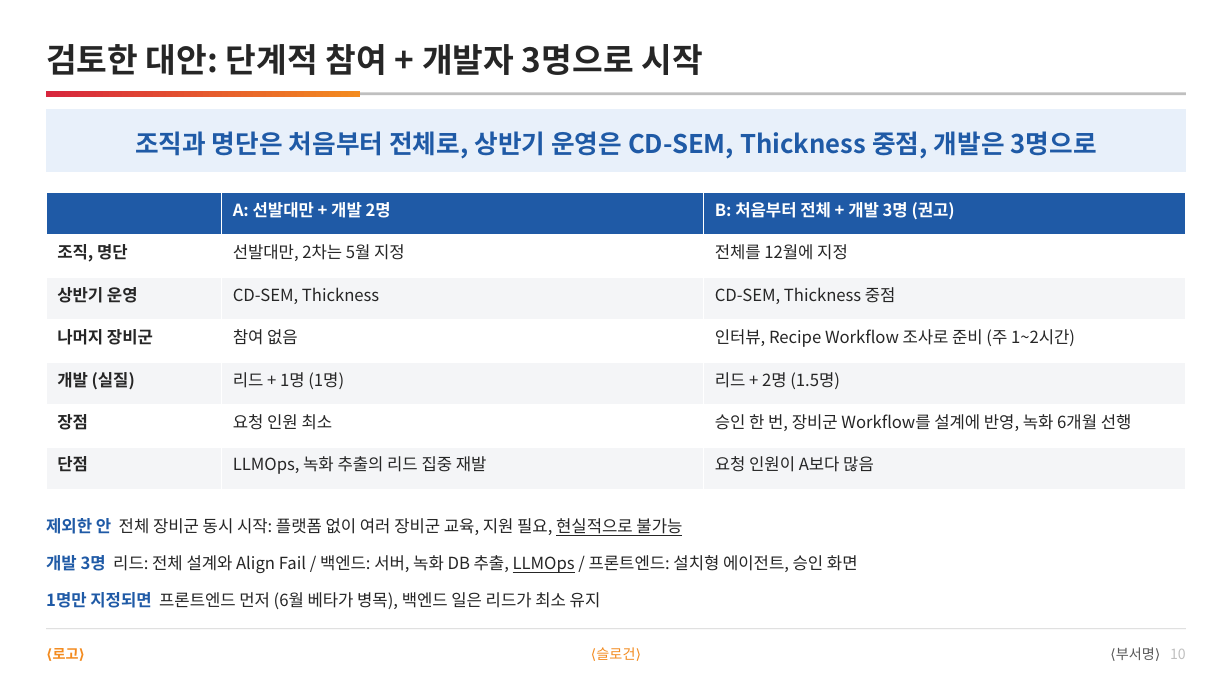
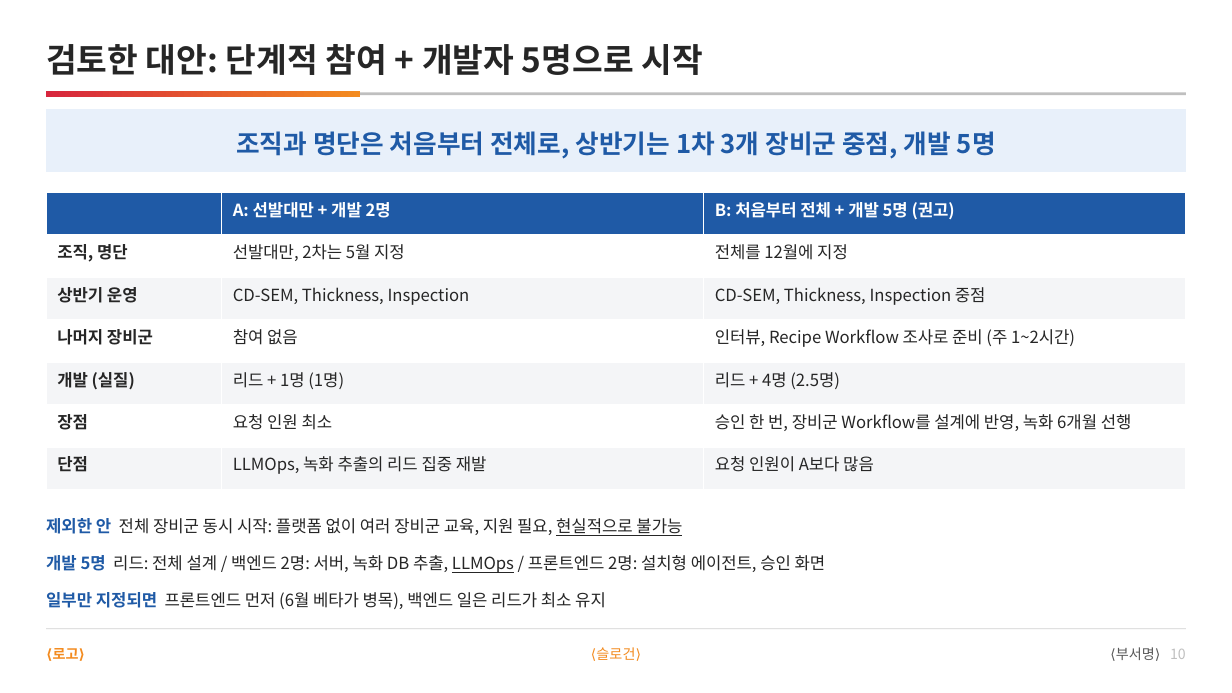
Before and after one commit to DarrenKoi/pm_notes, a slide deck: slide 10 of my-task/arc-tf/deliverables/arc-tf-proposal.pptx. Drawn at 1232x693 pixels with LibreOffice and Linux fonts; fonts in the diff are those of the drawing. Boxes give left, top, right and bottom in pixels: in the first picture for what was removed or moved away, otherwise in the second. Text is boxed around its words. In the diff, an @@ line names an element or a change of style, - is before the commit and + after.

```diff
--- a/my-task/arc-tf/deliverables/arc-tf-proposal.pptx
+++ b/my-task/arc-tf/deliverables/arc-tf-proposal.pptx
@@ text at bbox=[46, 44, 702, 75]: text changed @@
-검토한 대안: 단계적 참여 + 개발자 3명으로 시작
+검토한 대안: 단계적 참여 + 개발자 5명으로 시작
@@ text at bbox=[236, 131, 996, 159]: text changed @@
-조직과 명단은 처음부터 전체로, 상반기 운영은 CD-SEM, Thickness 중점, 개발은 3명으로
+조직과 명단은 처음부터 전체로, 상반기는 1차 3개 장비군 중점, 개발 5명
@@ table at bbox=[46, 192, 1187, 490] @@
-row 1, column 3: B: 처음부터 전체 + 개발 3명 (권고)
+row 1, column 3: B: 처음부터 전체 + 개발 5명 (권고)
-row 3, column 2: CD-SEM, Thickness
+row 3, column 2: CD-SEM, Thickness, Inspection
-row 3, column 3: CD-SEM, Thickness 중점
+row 3, column 3: CD-SEM, Thickness, Inspection 중점
-row 5, column 3: 리드 + 2명 (1.5명)
+row 5, column 3: 리드 + 4명 (2.5명)
@@ text at bbox=[46, 555, 826, 573]: text changed @@
-개발 3명 리드: 전체 설계와 Align Fail / 백엔드: 서버, 녹화 DB 추출, LLMOps / 프론트엔드: 설치형 에이전트, 승인 화면
+개발 5명 리드: 전체 설계 / 백엔드 2명: 서버, 녹화 DB 추출, LLMOps / 프론트엔드 2명: 설치형 에이전트, 승인 화면
@@ text at bbox=[46, 592, 606, 609]: text changed @@
-1명만 지정되면 프론트엔드 먼저 (6월 베타가 병목), 백엔드 일은 리드가 최소 유지
+일부만 지정되면 프론트엔드 먼저 (6월 베타가 병목), 백엔드 일은 리드가 최소 유지
```
Also in this commit, not shown: 8 other slides changed, 19 other files.
